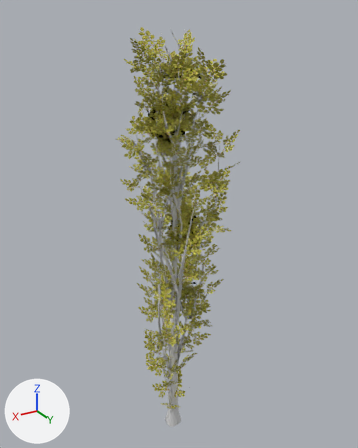
One commit to the OBJ model client/levels/urban/static_models/Poplar_tree0/poplar_tree0.obj: the scene before it, then after it.
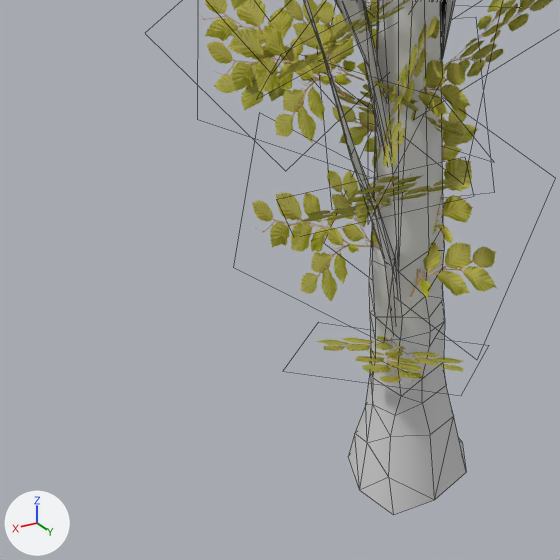
Each version is shown whole from a 50 mm camera at (5.82, 10.04, 11.52) aimed at (-0.33, -0.22, 6.39), then close up on the part from 33% to 54% of the width and 80% to 97% of the height. Arrows for +X, +Y and +Z are at lower left; the lights stay in place. The close-ups show mesh edges as thin lines. Where no turn or scale is listed for an object, it has been applied to the vertices. Vertices at the same position are counted once.

Objects in the first close-up: 'leaves'.
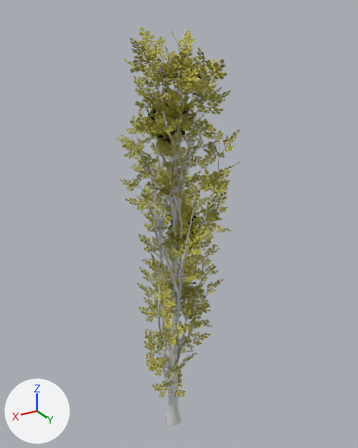
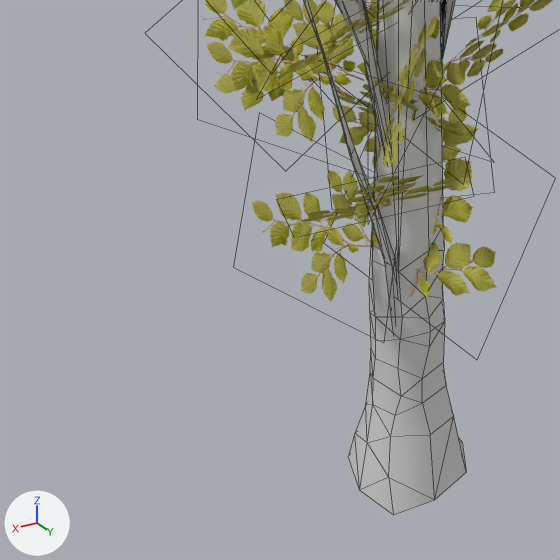
The change, as a list of edits to the scene's bpy script:
```text
Change me_leaves:
    where me_leaves.from_pydata(...)  # 3136 vertices, 3084 faces; spans x -1.61..1.37, y -1.53..1.58, z -0.01..11.31
    used by ob_leaves; location = (0.0, 0.0, 0.0)
    me_leaves part 1: the loose piece of 4 vertices spanning x -0.21..0.73, y -0.18..0.75, z 0.78..1.11 is deleted
```

Location of each change, [x1, y1, x2, y2] in pixels of the close-ups (560 x 560 px):
part 1 of me_leaves, deleted (yellow): before [317, 336, 464, 383]
